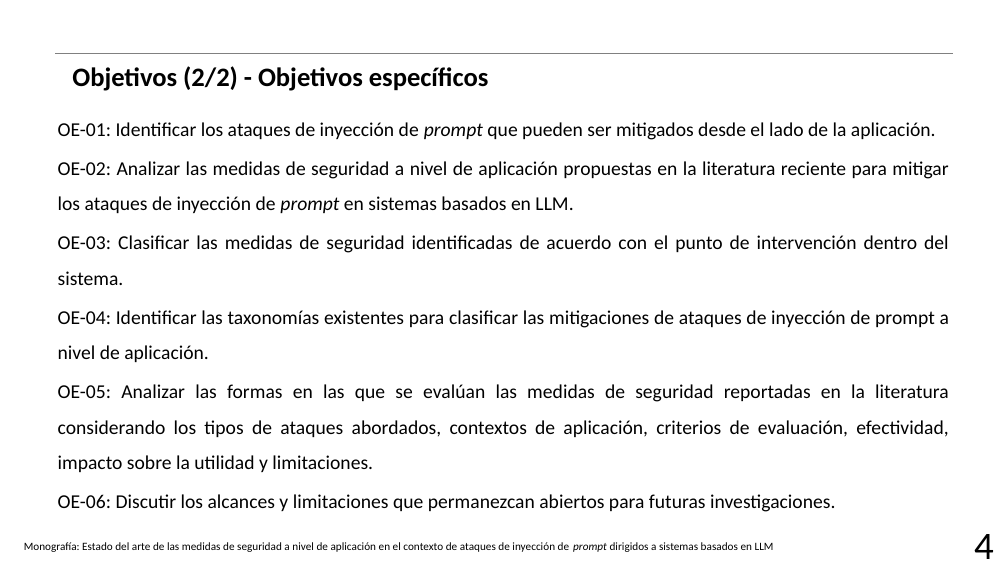
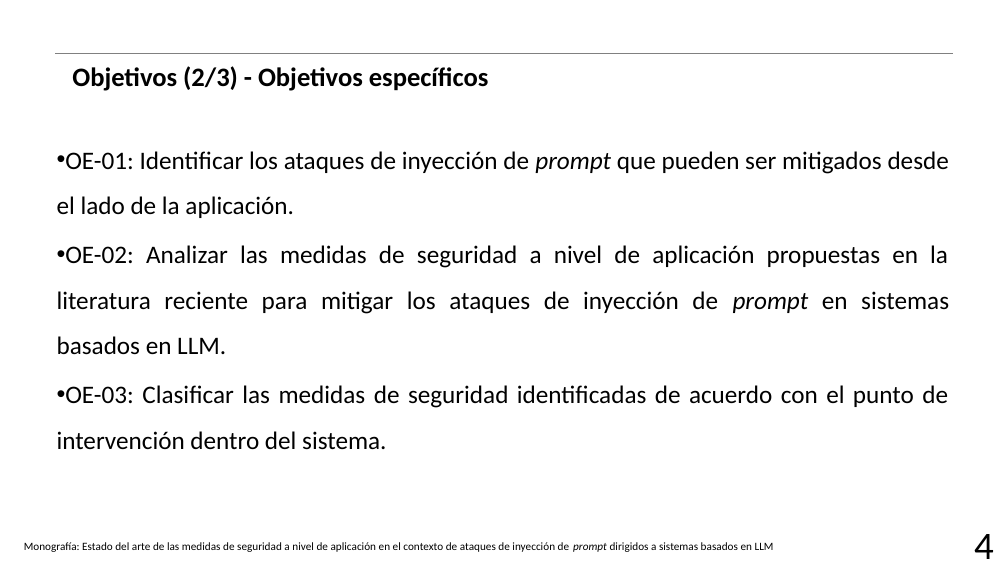
Before and after one commit to AJRx26/semestreVII, a slide deck: slide 5 of proyectoguiado/protocoloRSL/18(RSL1)_NunezSanchezAbraham.pptx. Drawn at 1008x567 pixels with LibreOffice and Linux fonts; fonts in the diff are those of the drawing; background and template pictures are left out. Boxes give left, top, right and bottom in pixels: in the first picture for what was removed or moved away, otherwise in the second. Text is boxed around its words. In the diff, an @@ line names an element or a change of style, - is before the commit and + after.

```diff
--- a/proyectoguiado/protocoloRSL/18(RSL1)_NunezSanchezAbraham.pptx
+++ b/proyectoguiado/protocoloRSL/18(RSL1)_NunezSanchezAbraham.pptx
@@ text at <box>72,66,489,91</box>: text changed @@
-Objetivos (2/2) - Objetivos específicos
+Objetivos (2/3) - Objetivos específicos
@@ text "OE-01: Identificar los ataques de ...": place and size @@
-text "OE-01: Identificar los ataques de ..." at <box>58,122,949,472</box>
+text "OE-01: Identificar los ataques de ..." at <box>57,151,949,450</box>
@@ text "OE-01: Identificar los ataques de ..." at <box>57,151,949,450</box>: size 14 to 18 pt; bullet none to • @@
@@ text at <box>58,310,949,472</box>: paragraphs removed @@
-OE-04: Identificar las taxonomías existentes para clasificar las mitigaciones de ataques de inyección de prompt a nivel de aplicación.
-OE-05: Analizar las formas en las que se evalúan las medidas de seguridad reportadas en la literatura considerando los tipos de ataques abordados, contextos de aplicación, criterios de evaluación, efectividad, impacto sobre la utilidad y limitaciones.
-OE-06: Discutir los alcances y limitaciones que permanezcan abiertos para futuras investigaciones.
```
Also in this commit, not shown: 14 other slides changed, 2 slides added, 7 other files.
